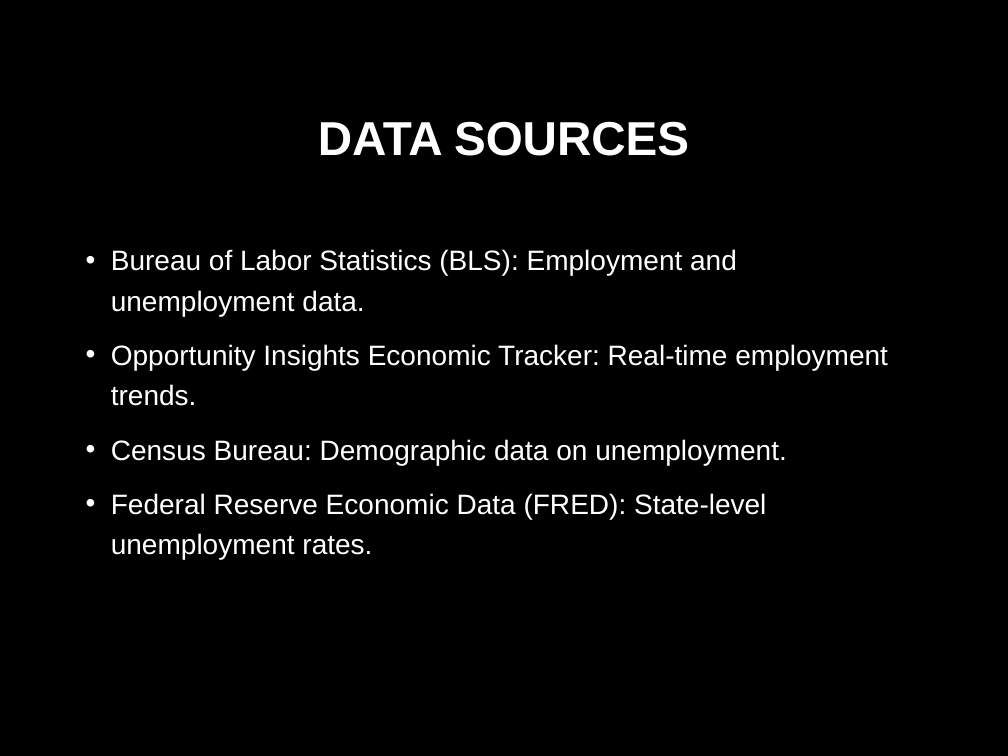
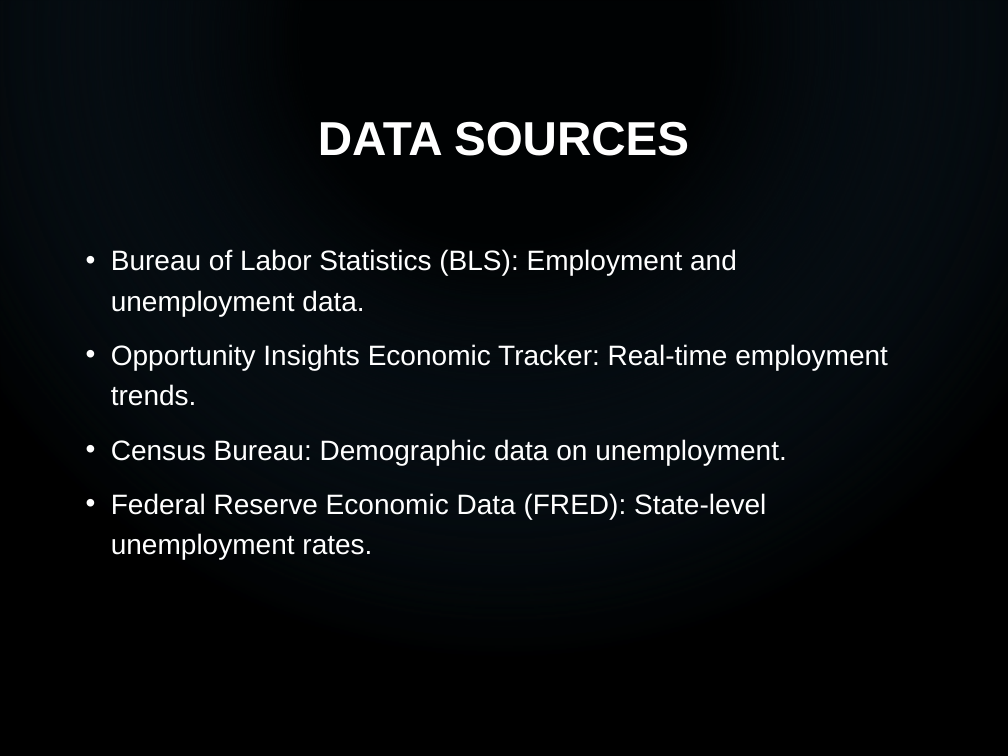
Before and after one commit to ryancmedina/project-one, a slide deck: slide 18 of Infection_Trends_COVID19_Presentation.pptx (slide 6 before the commit). Drawn at 1008x756 pixels with LibreOffice and Linux fonts; fonts in the diff are those of the drawing; background and template pictures are left out. Boxes give left, top, right and bottom in pixels: in the first picture for what was removed or moved away, otherwise in the second. Text is boxed around its words. In the diff, an @@ line names an element or a change of style, - is before the commit and + after.

```diff
--- a/Infection_Trends_COVID19_Presentation.pptx
+++ b/Infection_Trends_COVID19_Presentation.pptx
@@ rectangle added at (0,0,1008,756), fill gradient #1F445F to #000000 @@
```
Also in this commit, not shown: 4 other slides changed, 16 slides added, 2 slides removed.
